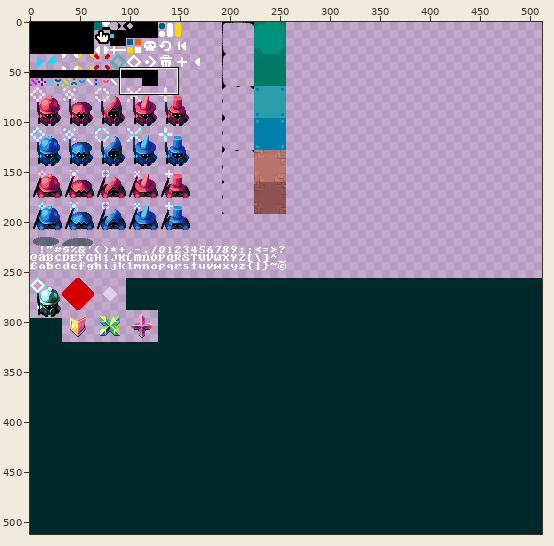
One commit to this sprite sheet: static/png/atlas.png. Above: a wide view before the commit, with the close-up outlined.
Close-up. Before the commit:
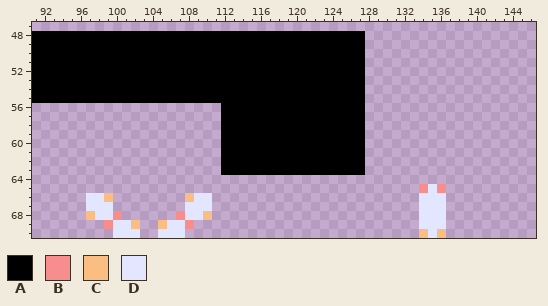
The file is 512x512 pixels. Colours within 5 levels of each other are drawn and written as one. Shown: x 91..146, y 47..70.
Palette (. is transparent): A #000000  B #f78d8d  C #fbbe82  D #e3e6ff
Pixels before, first column x 91:
48 AAAAAAAAAAAAAAAAAAAAAAAAAAAAAAAAAAAAA.........
49 AAAAAAAAAAAAAAAAAAAAAAAAAAAAAAAAAAAAA.........
50 AAAAAAAAAAAAAAAAAAAAAAAAAAAAAAAAAAAAA.........
51 AAAAAAAAAAAAAAAAAAAAAAAAAAAAAAAAAAAAA.........
52 AAAAAAAAAAAAAAAAAAAAAAAAAAAAAAAAAAAAA.........
53 AAAAAAAAAAAAAAAAAAAAAAAAAAAAAAAAAAAAA.........
54 AAAAAAAAAAAAAAAAAAAAAAAAAAAAAAAAAAAAA.........
55 AAAAAAAAAAAAAAAAAAAAAAAAAAAAAAAAAAAAA.........
56 .....................AAAAAAAAAAAAAAAA.........
57 .....................AAAAAAAAAAAAAAAA.........
58 .....................AAAAAAAAAAAAAAAA.........
59 .....................AAAAAAAAAAAAAAAA.........
60 .....................AAAAAAAAAAAAAAAA.........
61 .....................AAAAAAAAAAAAAAAA.........
62 .....................AAAAAAAAAAAAAAAA.........
63 .....................AAAAAAAAAAAAAAAA.........
64 ..............................................
65 ...........................................BDB
66 ......DDC........CDD.......................DDD
67 ......DDD........DDD.......................DDD
68 ......CDDB......BDDC.......................DDD
69 ........BDDC..CDDB.........................DDD
70 .........DDD..DDD..........................CDC
Once edited:
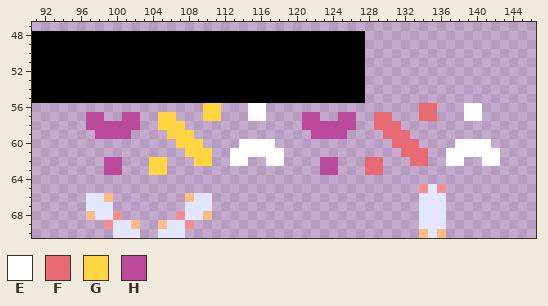
Colours new in this view: E #ffffff  F #e86a73  G #ffd541  H #bc4a9b
Diff:
Changed rows in their new state; - is an unchanged pixel.
first column x 97:
56 -------------GG...EE...........------FF---EE--
57 HH--HH--GG---GG...EE....HH..HH.-FF---FF---EE--
58 HHHHHH--GGG----.........HHHHHH.-FFF-----------
59 -HHHH----GGG---..........HHHH..--FFF----------
60 ----------GGG--..EEEE..........---FFF----EEEE-
61 -----------GGG-.EEEEEE.........----FFF--EEEEEE
62 --HH---GG---GG-.EE..EE....HH...FF---FF--EE--EE
63 --HH---GG------...........HH...FF-------------
